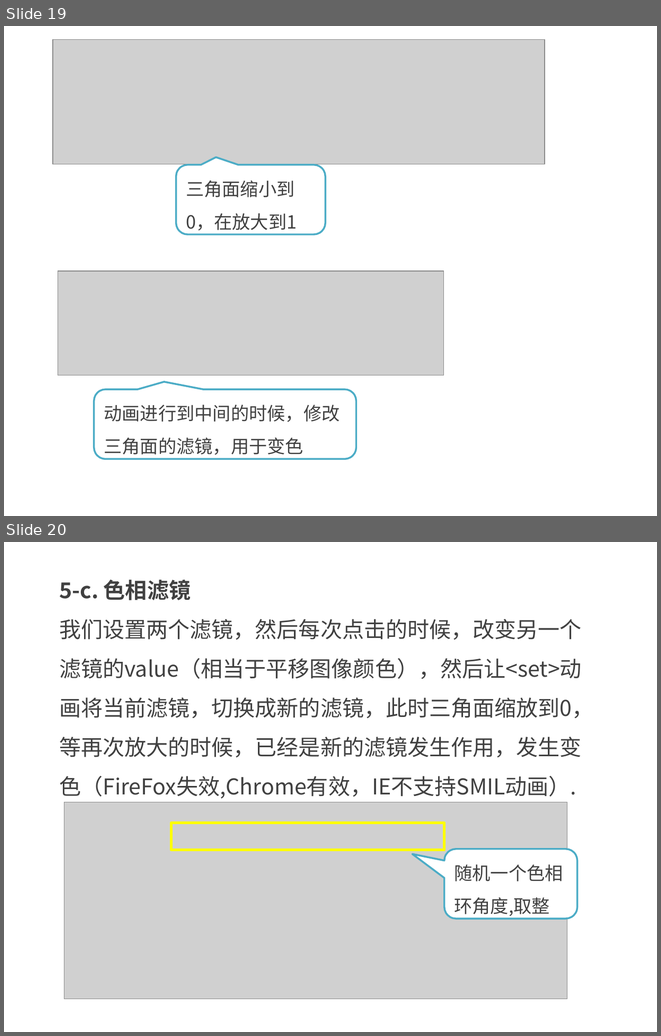
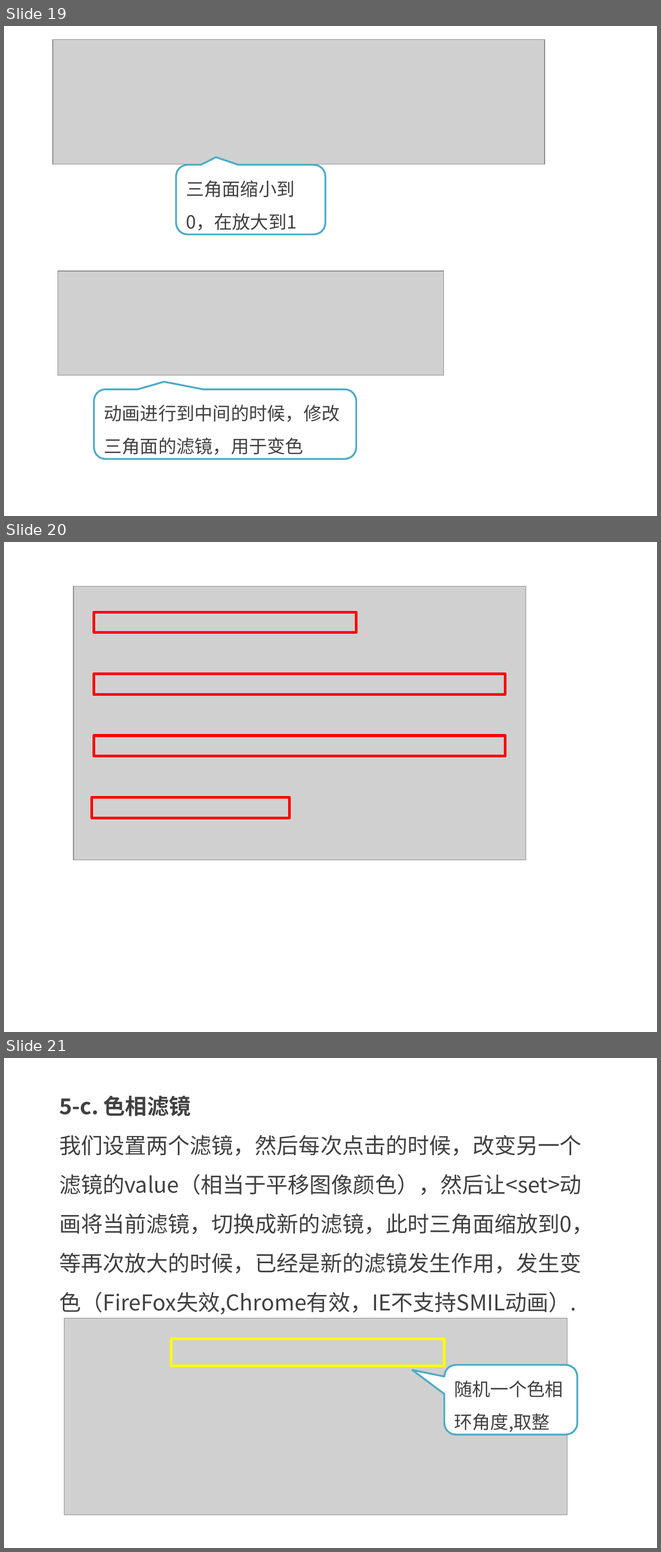
Before and after one commit to kong66/webAni, a slide deck: 20-svg-low-poly/20.pptx. Shown one above the other, each under a label of ours: slides 19 and 20 before the commit, slides 19, 20 and 21 after it. The pictures are 661x1036 and 661x1552 pixels, drawn with LibreOffice and Linux fonts; fonts in the diff are those of the drawing; grey boxes stand for pictures. Boxes give left, top, right and bottom in pixels: in the first picture for what was removed or moved away, otherwise in the second. Text is boxed around its words. In the diff, an @@ line names an element or a change of style, - is before the commit and + after.

Commit message:
20

```diff
--- a/20-svg-low-poly/20.pptx
+++ b/20-svg-low-poly/20.pptx
@@ slide 20 added at <box>4,542,657,1032</box>, background #FFFFFF @@
@@ picture added at <box>73,587,526,860</box> @@
@@ rectangle added at <box>94,612,356,632</box>, outline #FF0000 3 pt @@
@@ rectangle added at <box>94,674,505,694</box>, outline #FF0000 3 pt @@
@@ rectangle added at <box>94,735,505,756</box>, outline #FF0000 3 pt @@
@@ rectangle added at <box>92,797,289,818</box>, outline #FF0000 3 pt @@
@@ what was slide 20 is now slide 21 @@
```
